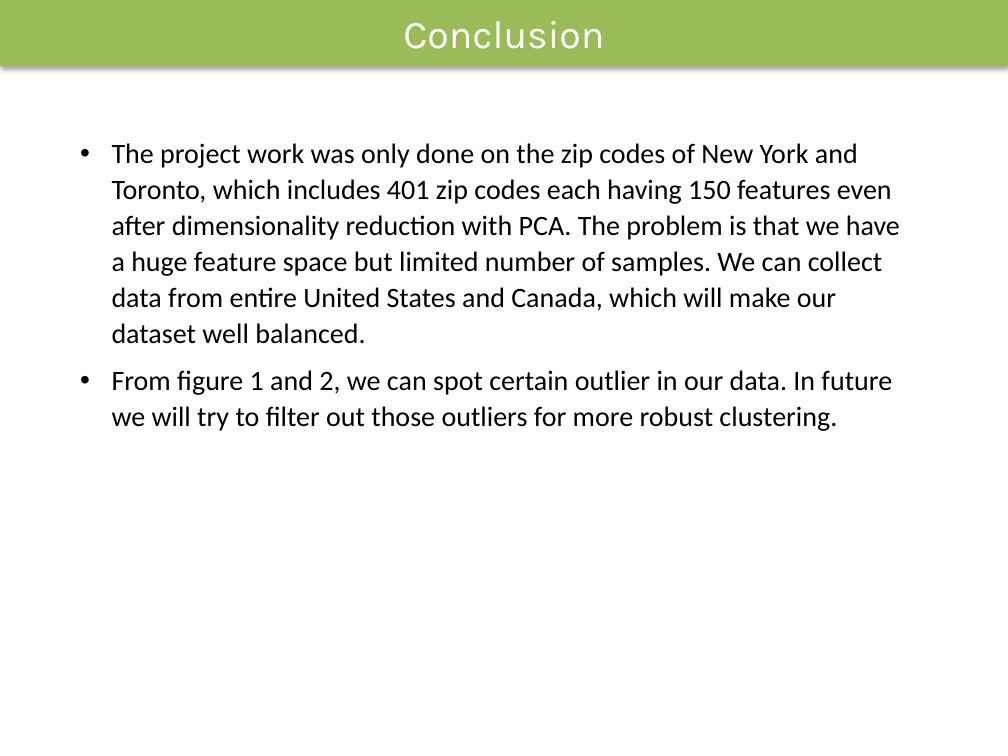
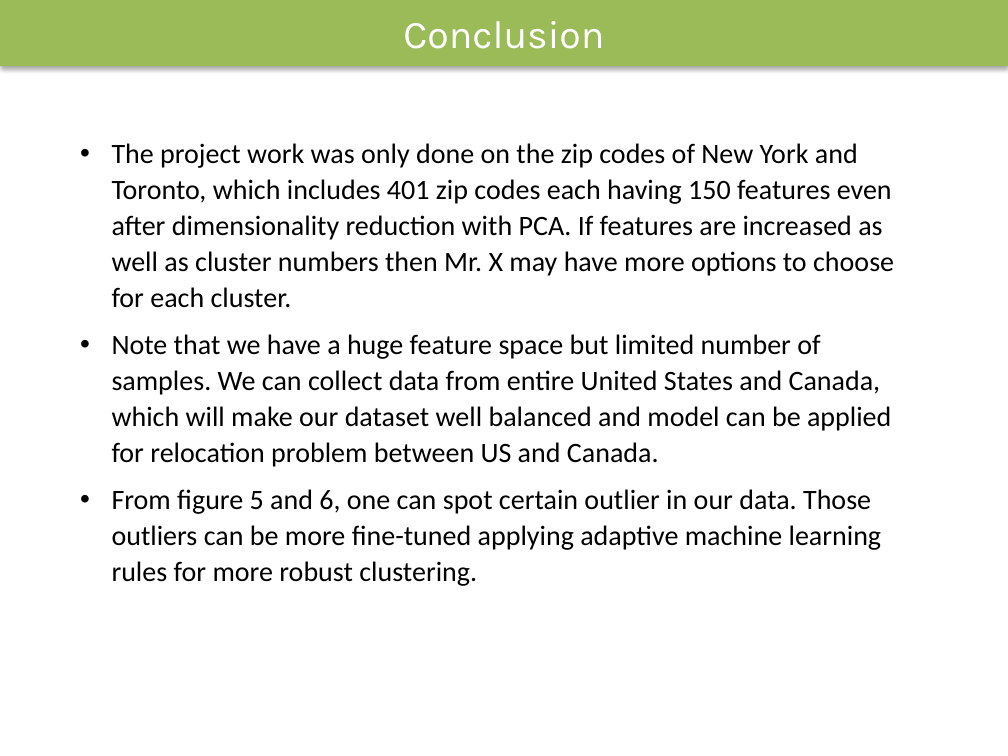
Before and after one commit to nazrulcse2k/data_science_nazrul, a slide deck: slide 12 of The Battle of Neighborhoods.pptx (slide 6 before the commit). Drawn at 1008x756 pixels with LibreOffice and Linux fonts; fonts in the diff are those of the drawing. Boxes give left, top, right and bottom in pixels: in the first picture for what was removed or moved away, otherwise in the second. Text is boxed around its words. In the diff, an @@ line names an element or a change of style, - is before the commit and + after.

Commit message:
Project files submission

```diff
--- a/The Battle of Neighborhoods.pptx
+++ b/The Battle of Neighborhoods.pptx
@@ text at (112, 143, 894, 586): text changed @@
-• The project work was only done on the zip codes of New York and Toronto, which includes 401 zip codes each having 150 features even after dimensionality reduction with PCA. The problem is that we have a huge feature space but limited number of samples. We can collect data from entire United States and Canada, which will make our dataset well balanced.
-• From figure 1 and 2, we can spot certain outlier in our data. In future we will try to filter out those outliers for more robust clustering.
+• The project work was only done on the zip codes of New York and Toronto, which includes 401 zip codes each having 150 features even after dimensionality reduction with PCA. If features are increased as well as cluster numbers then Mr. X may have more options to choose for each cluster.
+• Note that we have a huge feature space but limited number of samples. We can collect data from entire United States and Canada, which will make our dataset well balanced and model can be applied for relocation problem between US and Canada.
+• From figure 5 and 6, one can spot certain outlier in our data. Those outliers can be more fine-tuned applying adaptive machine learning rules for more robust clustering.
```
Also in this commit, not shown: 4 other slides changed, 6 slides added, 3 other files.
